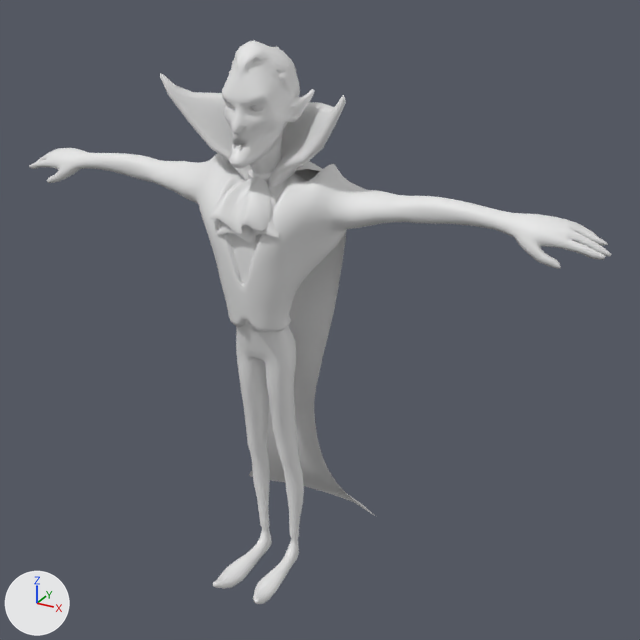
The FBX model Assets/Vlad_Beta/CH_char_Vlad@Walk_Front.fbx: old version first, new version second.
Rendered twice from a camera (50 mm lens) standing at (1.46, -2.3, 2.17) and looking at (0.11, 0.15, 0.95). Lighting does not change. The marker at lower left points along +X, +Y and +Z. Materials are left out; every surface is plain grey. Where no turn or scale is listed for an object, it has been applied to the vertices.

Objects in the first picture: 'Vlad_Body', 'Vlad_Cape', 'Vlad_Head'.
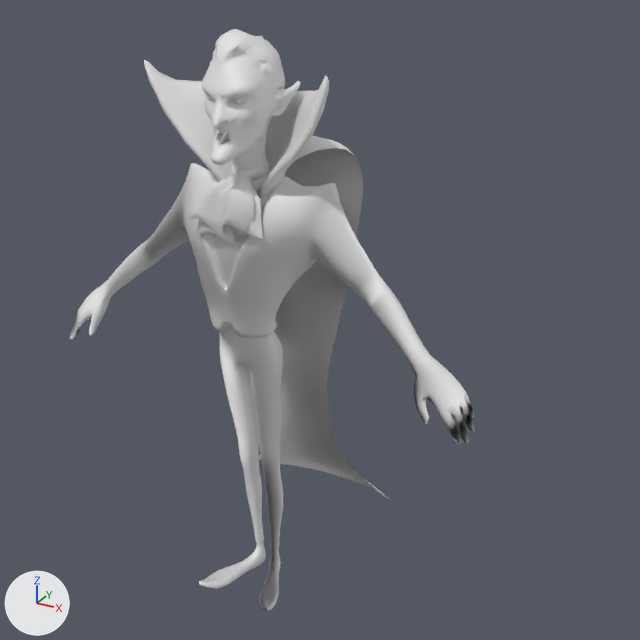
The change, as a list of edits to the scene's bpy script:
```text
Change me_mesh_002:
    used by ob_vlad_cape; location = (0.0, 0.09, 1.007); rotation_euler = (1.571, 0.0, 0.0), in degrees (90, 0, 0); scale = (0.22, 0.22, 0.22)
    remove me_mesh_002.from_pydata(...)  # 712 vertices, 668 faces; spans x -1.42..1.42, y -4.2..3.49, z -1.25..0.84
    add me_mesh_002.from_pydata(...)  # 354 vertices, 312 faces; spans x -30.97..30.95, y 10.54..158.24, z -46.46..-1.17
    me_mesh_002 part 1: 712 vertices removed from x -1.42..1.42, y -4.2..3.49, z -1.25..0.84
    me_mesh_002 part 2: 354 vertices added at x -30.97..30.95, y 10.54..158.24, z -46.46..-1.17
Add me_mesh_001_1:
    me_mesh_001_1.from_pydata(...)  # 12060 vertices, 12039 faces; spans x -0.77..0.77, y -0.29..0.1, z 0.0..1.92
Remove ob_vlad_head:
    ob_vlad_head = bpy.data.objects.new('Vlad_Head', me_mesh)
    ob_vlad_head.location = (0.0, 0.0, 0.0)
Remove ob_vlad_body:
    ob_vlad_body = bpy.data.objects.new('Vlad_Body', me_mesh_001)
    ob_vlad_body.location = (0.0, 0.0, 0.0)
Change ob_vlad_cape:
    ob_vlad_cape.location: (0.0, 0.09, 1.007) -> (0.0, 0.0, 0.0)
    ob_vlad_cape.scale: (0.22, 0.22, 0.22) -> (0.01, 0.01, 0.01)
Add ob_vlad_polysurface4:
    ob_vlad_polysurface4 = bpy.data.objects.new('vlad:polySurface4', me_mesh_001_1)
    ob_vlad_polysurface4.location = (0.0, 0.0, 0.0)
```

Pixel boxes (x1, y1, x2, y2) of what changed, in the pictures (640 x 640 px):
'vlad:polySurface4', added
    after: (70, 29, 474, 611)
'Vlad_Body', deleted
    before: (29, 148, 611, 604)
'Vlad_Cape', reshaped, moved, rescaled
    before: (160, 73, 375, 516)
    after: (259, 136, 391, 501)
'Vlad_Head', deleted
    before: (222, 40, 315, 174)
part 1 of me_mesh_002, deleted
    before: (160, 73, 375, 516)
part 2 of me_mesh_002, added
    after: (259, 136, 391, 501)
